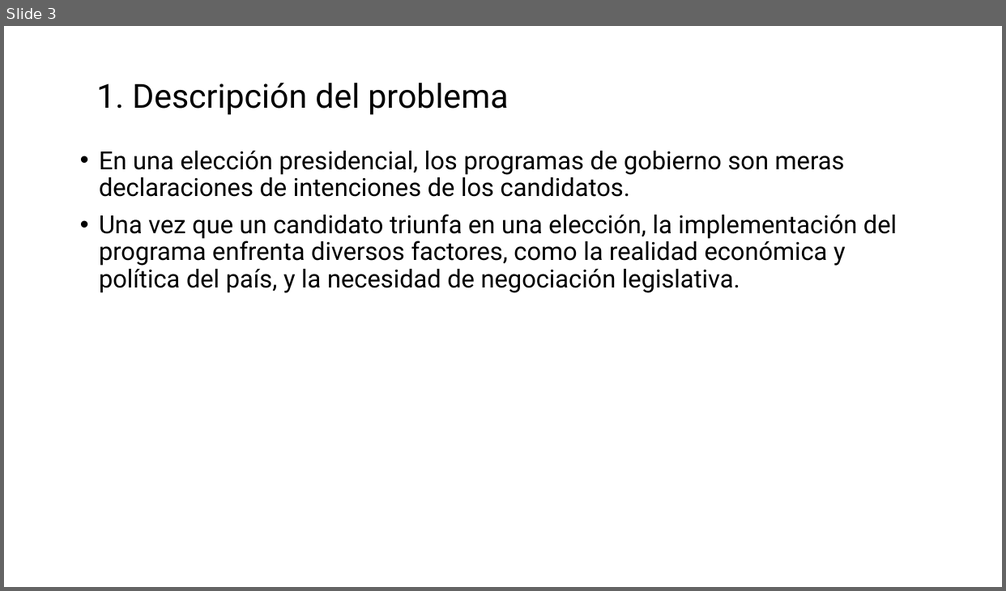
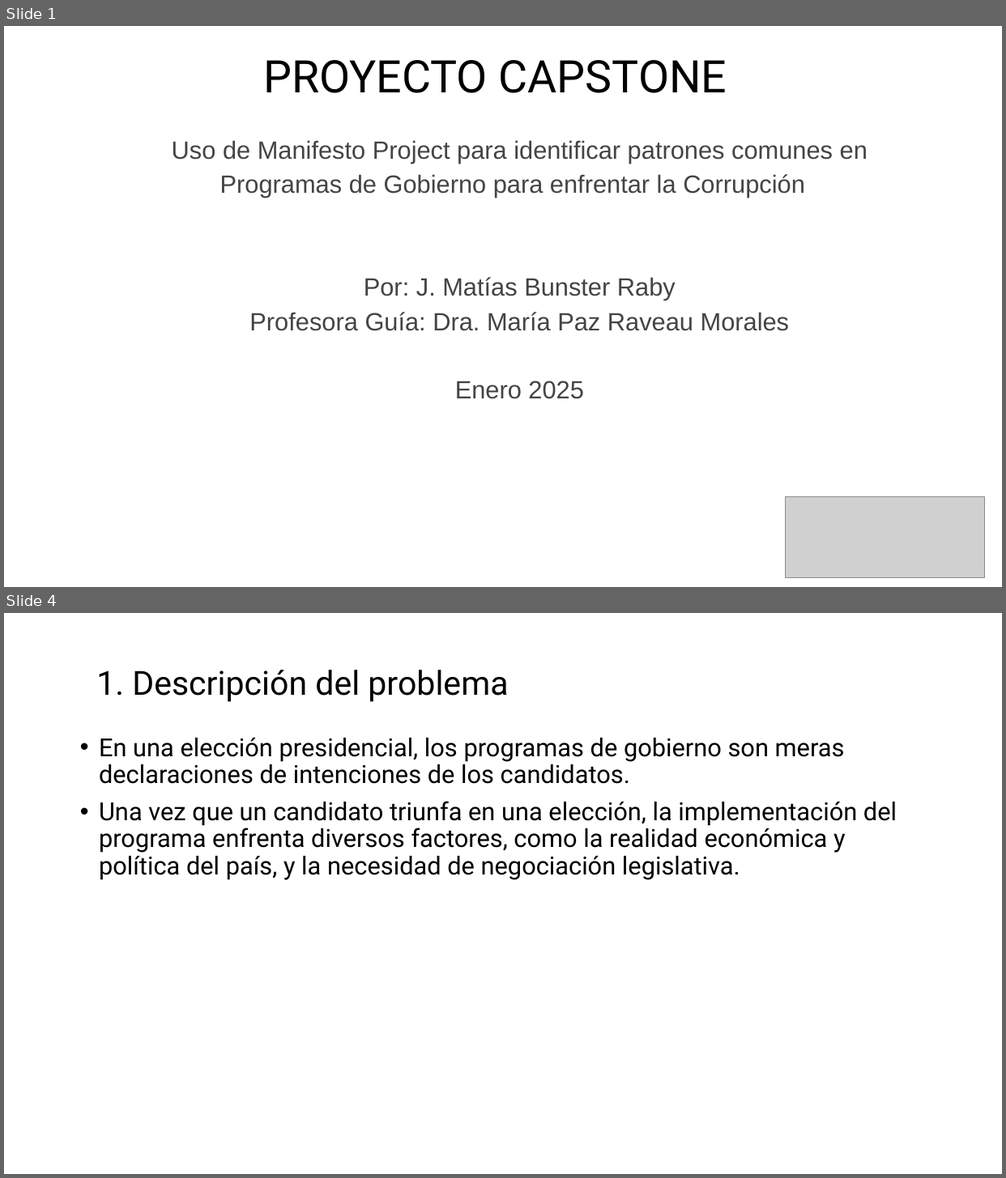
Before and after one commit to MatiasBunsterRaby/Capstone_git, a slide deck: Pres Capstone MBunster 2.pptx. Shown one above the other, each under a label of ours: slide 3 before the commit, slides 1 and 4 after it; the slides between them are not shown. The pictures are 1006x591 and 1006x1178 pixels, drawn with LibreOffice and Linux fonts; fonts in the diff are those of the drawing; grey boxes stand for pictures. Boxes give left, top, right and bottom in pixels: in the first picture for what was removed or moved away, otherwise in the second. Text is boxed around its words. In the diff, an @@ line names an element or a change of style, - is before the commit and + after.

```diff
--- a/Pres Capstone MBunster 2.pptx
+++ b/Pres Capstone MBunster 2.pptx
@@ slide 1 added at (4, 26, 1002, 587), background #FFFFFF @@
@@ title added at (264, 60, 727, 93), 43.2 pt, text #000000 @@
+PROYECTO CAPSTONE
@@ subtitle added at (172, 140, 867, 399), 24 pt, text #444444 @@
+Uso de Manifesto Project para identificar patrones comunes en
+Programas de Gobierno para enfrentar la Corrupción
+Por: J. Matías Bunster Raby
+Profesora Guía: Dra. María Paz Raveau Morales
+Enero 2025
@@ picture added at (786, 497, 985, 578) @@
@@ what was slide 3 is now slide 4 @@
```
Also in this commit, not shown: 13 slides changed, 2 other slides added, 2 slides removed, 4 other files.
